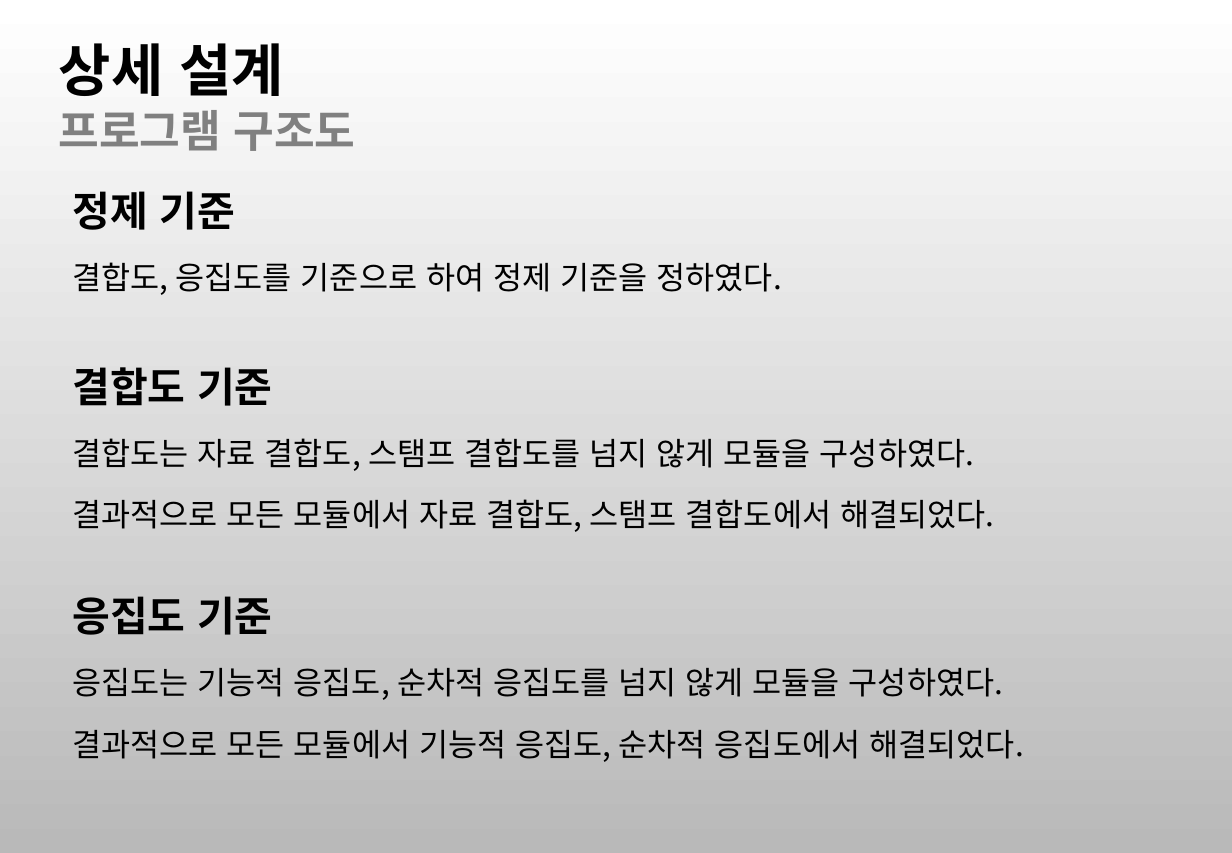
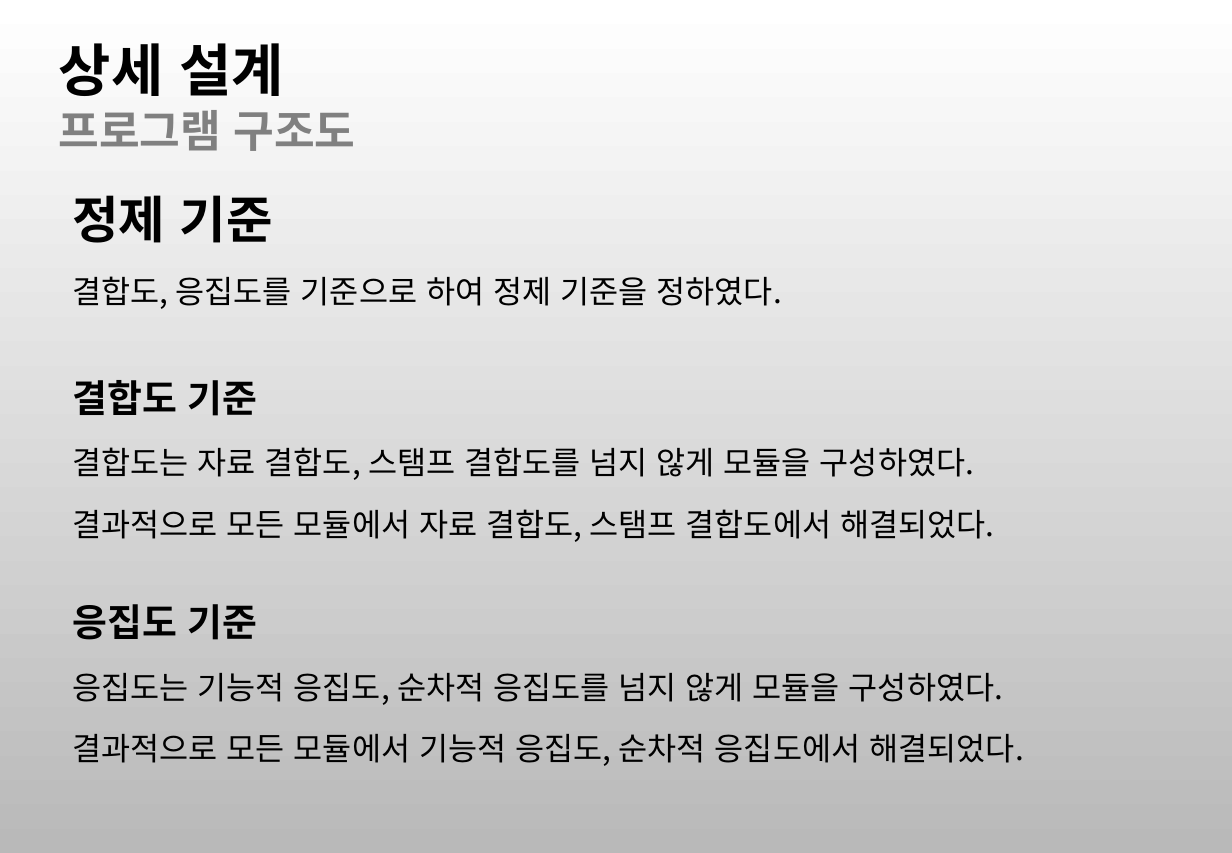
Before and after one commit to se04/se04, a slide deck: slide 15 of 제출 문서/1분반_4조_2차발표PPT_설계_초안.pptx. Drawn at 1232x853 pixels with LibreOffice and Linux fonts; fonts in the diff are those of the drawing; background and template pictures are left out. Boxes give left, top, right and bottom in pixels: in the first picture for what was removed or moved away, otherwise in the second. Text is boxed around its words. In the diff, an @@ line names an element or a change of style, - is before the commit and + after.

```diff
--- a/제출 문서/1분반_4조_2차발표PPT_설계_초안.pptx
+++ b/제출 문서/1분반_4조_2차발표PPT_설계_초안.pptx
@@ text at (x1=72, y1=195, x2=273, y2=640): size 26 to 32 pt in "정제 기준"; size 26 to 24 pt in "결합도 기준", "응집도 기준" @@
```
Also in this commit, not shown: 4 other slides changed.
